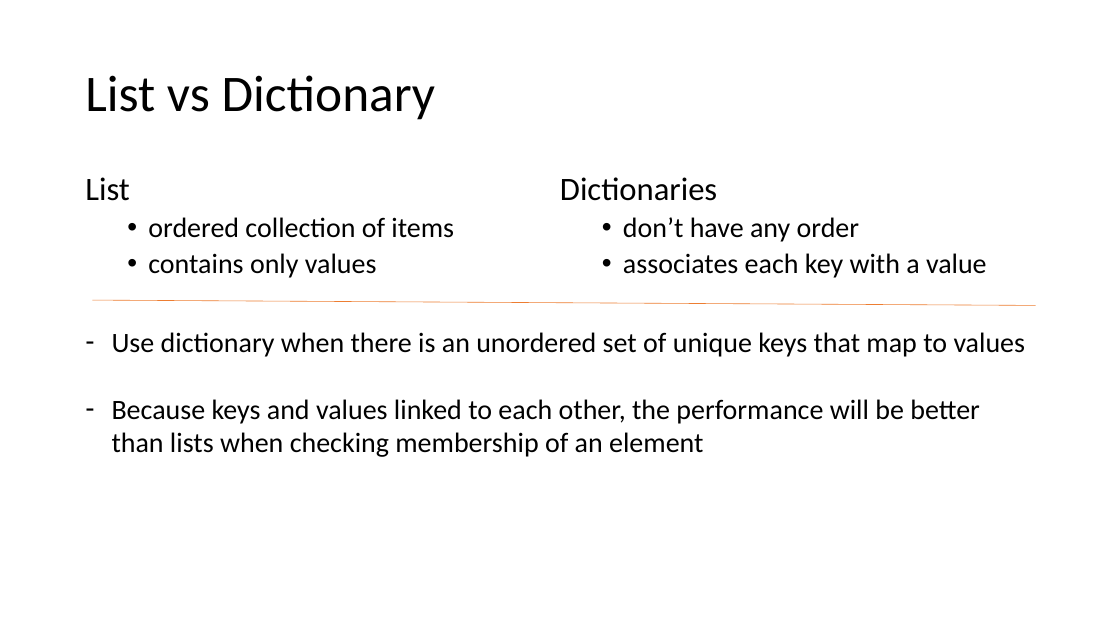
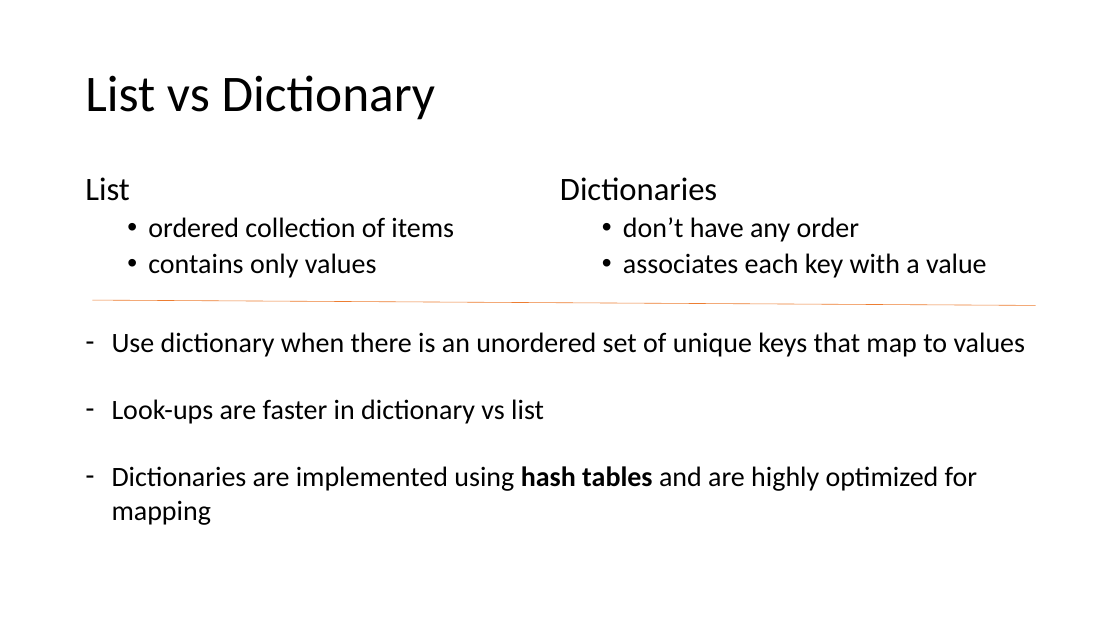
Before and after one commit to tdmdal/python-workshop, a slide deck: slide 26 of Introducing_Python.pptx. Drawn at 1120x630 pixels with LibreOffice and Linux fonts; fonts in the diff are those of the drawing. Boxes give left, top, right and bottom in pixels: in the first picture for what was removed or moved away, otherwise in the second. Text is boxed around its words. In the diff, an @@ line names an element or a change of style, - is before the commit and + after.

Commit message:
updated slides

```diff
--- a/Introducing_Python.pptx
+++ b/Introducing_Python.pptx
@@ text at (x1=112, y1=399, x2=977, y2=525): text changed @@
-– Because keys and values linked to each other, the performance will be better than lists when checking membership of an element
+– Look-ups are faster in dictionary vs list
+– Dictionaries are implemented using hash tables and are highly optimized for mapping
```
Also in this commit, not shown: 3 other slides changed, 2 other files.
